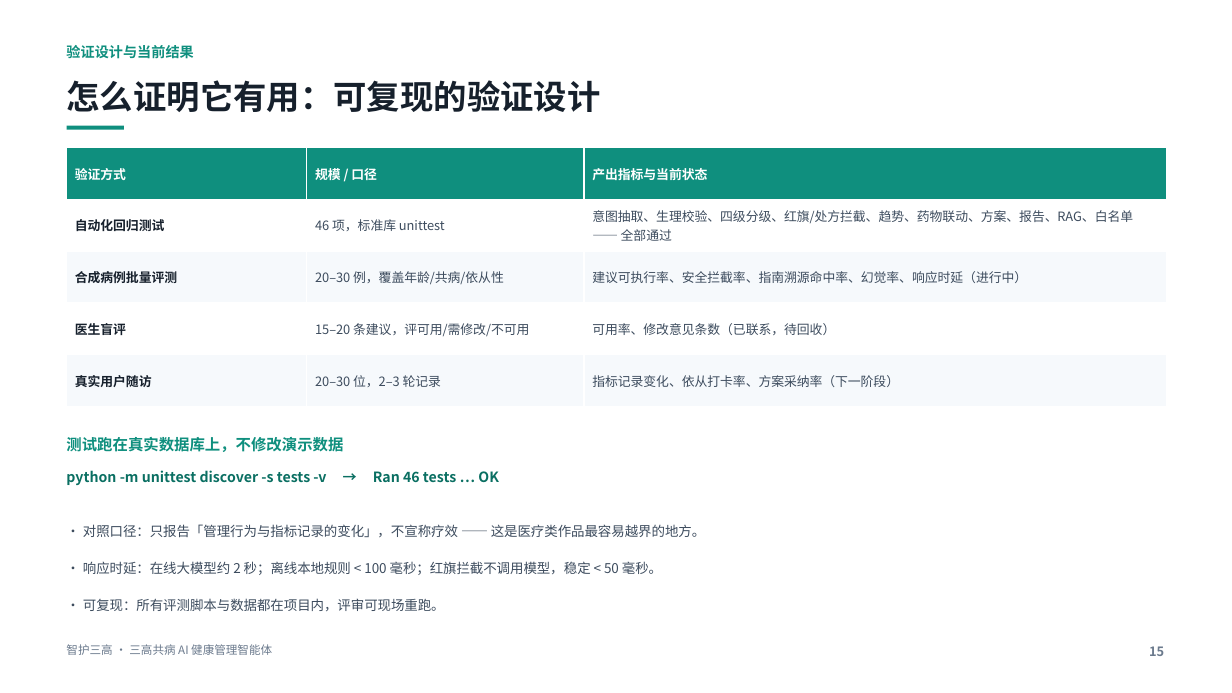
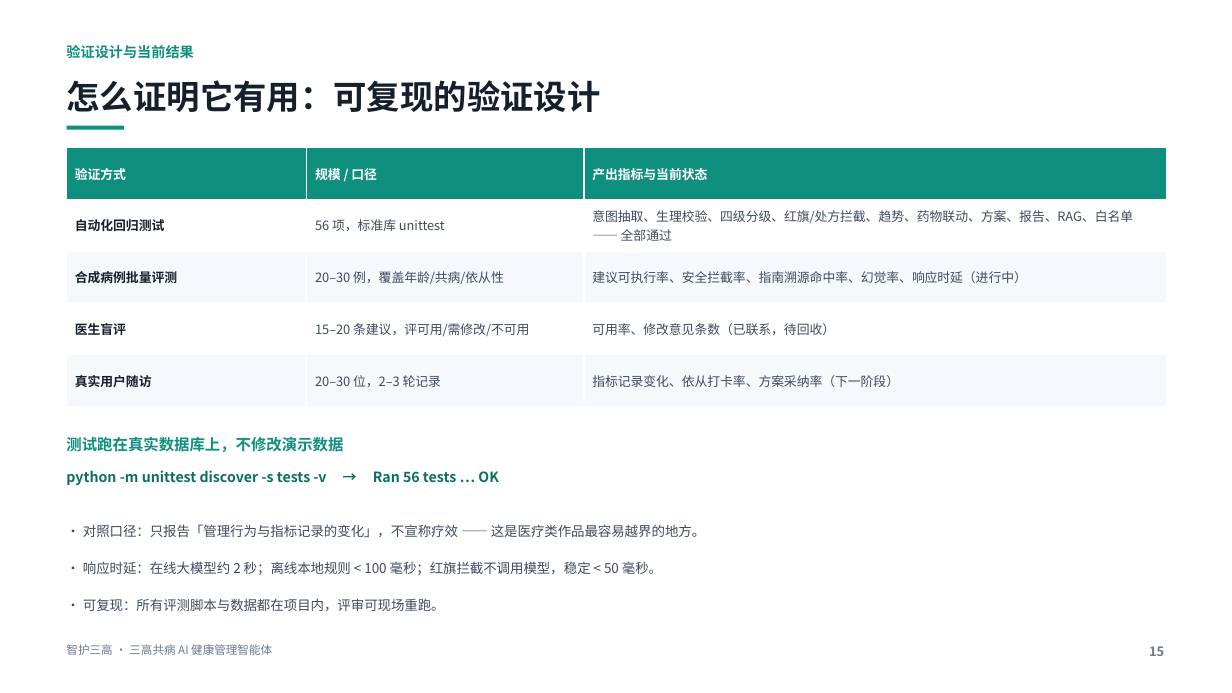
Before and after one commit to zxhyf/zhihu-sangao, a slide deck: slide 15 of docs/智护三高_参赛作品说明.pptx. Drawn at 1232x693 pixels with LibreOffice and Linux fonts; fonts in the diff are those of the drawing. Boxes give left, top, right and bottom in pixels: in the first picture for what was removed or moved away, otherwise in the second. Text is boxed around its words. In the diff, an @@ line names an element or a change of style, - is before the commit and + after.

```diff
--- a/docs/智护三高_参赛作品说明.pptx
+++ b/docs/智护三高_参赛作品说明.pptx
@@ table at box(67, 148, 1166, 407) @@
-row 2, column 2: 46 项，标准库 unittest
+row 2, column 2: 56 项，标准库 unittest
@@ text at box(66, 470, 499, 485): text changed @@
-python -m unittest discover -s tests -v → Ran 46 tests … OK
+python -m unittest discover -s tests -v → Ran 56 tests … OK
```
Also in this commit, not shown: 2 other slides changed, 22 other files.
